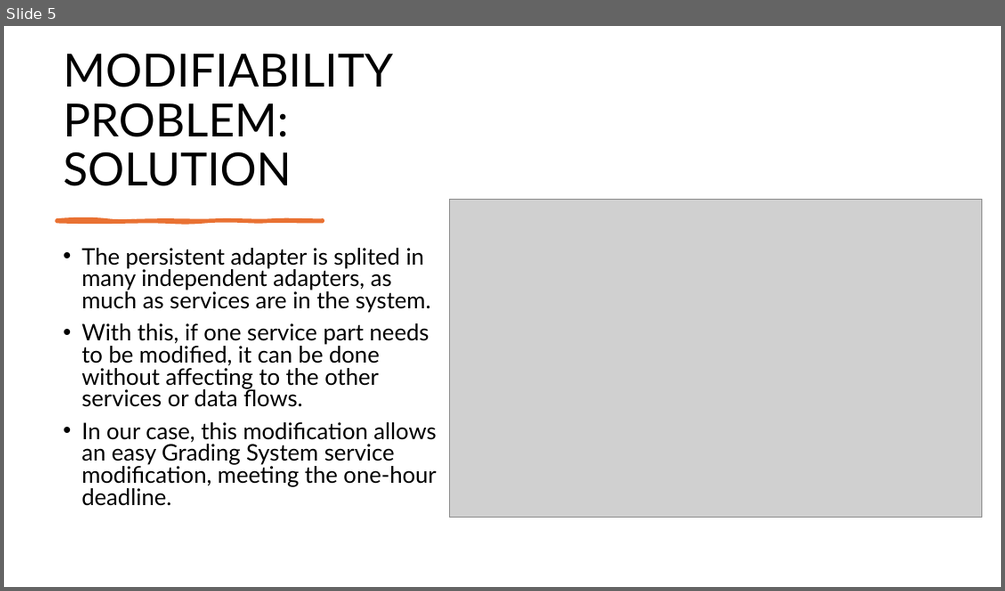
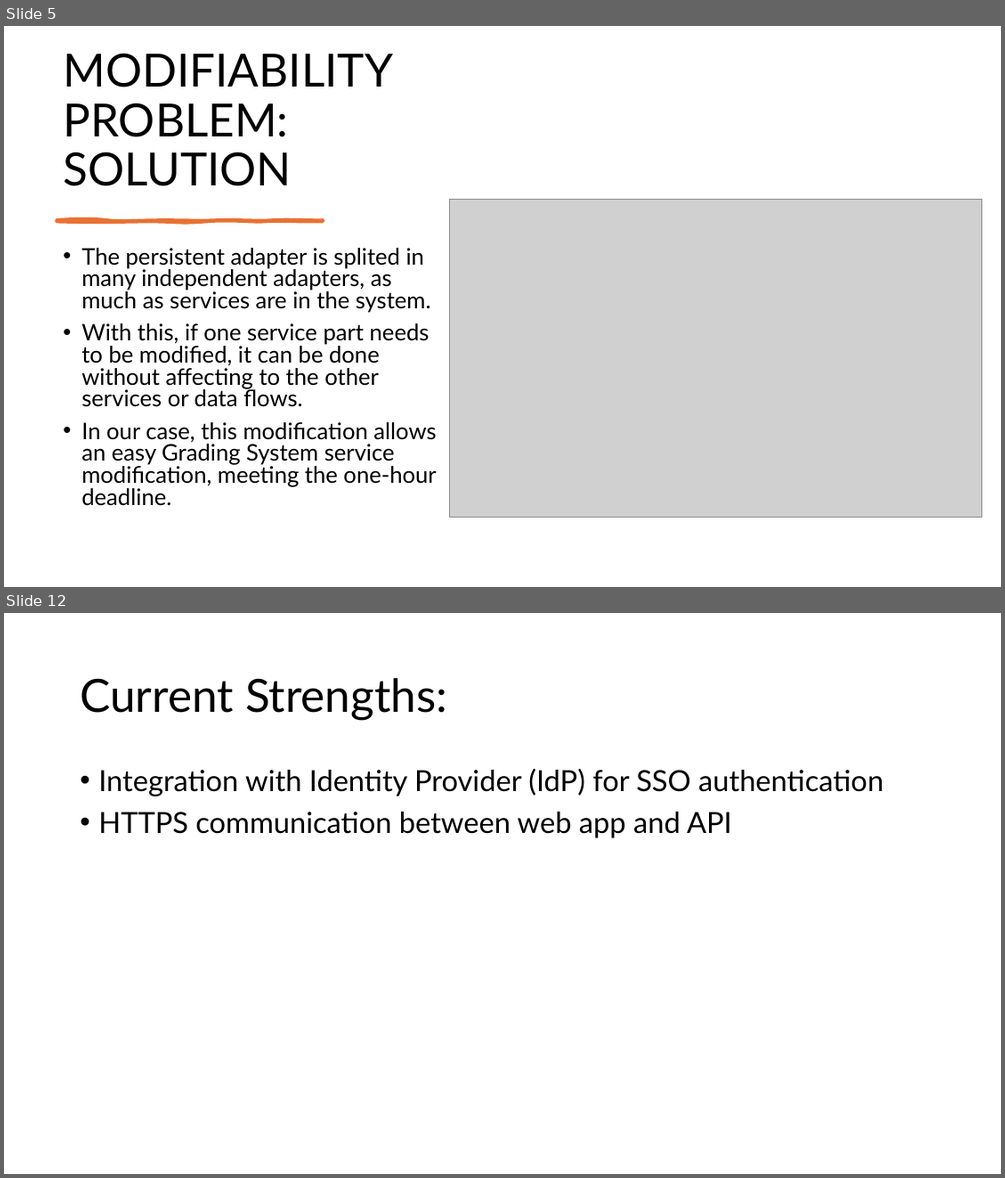
Before and after one commit to mayembe-martin/software_architecture_schedules, a slide deck: M2/Presentation_Qualities.pptx. Shown one above the other, each under a label of ours: slide 5 before the commit, slides 5 and 12 after it; the slides between them are not shown. The pictures are 1005x591 and 1005x1178 pixels, drawn with LibreOffice and Linux fonts; fonts in the diff are those of the drawing; grey boxes stand for pictures. Boxes give left, top, right and bottom in pixels: in the first picture for what was removed or moved away, otherwise in the second. Text is boxed around its words. In the diff, an @@ line names an element or a change of style, - is before the commit and + after.

```diff
--- a/M2/Presentation_Qualities.pptx
+++ b/M2/Presentation_Qualities.pptx
@@ slide 12 added at <box>4,613,1001,1174</box>, background #FFFFFF @@
@@ title added at <box>80,678,447,720</box>, 44 pt, text #000000 @@
+Current Strengths:
@@ text added at <box>98,769,883,838</box>, 28 pt, text #000000 @@
+• Integration with Identity Provider (IdP) for SSO authentication
+• HTTPS communication between web app and API
```
Also in this commit, not shown: 7 other slides added.
